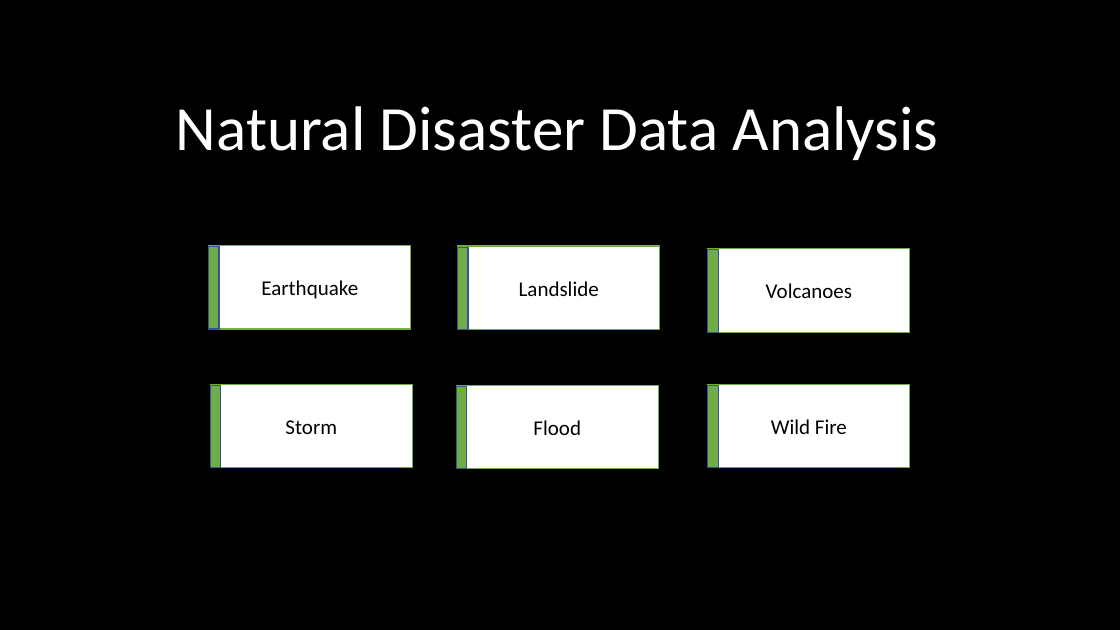
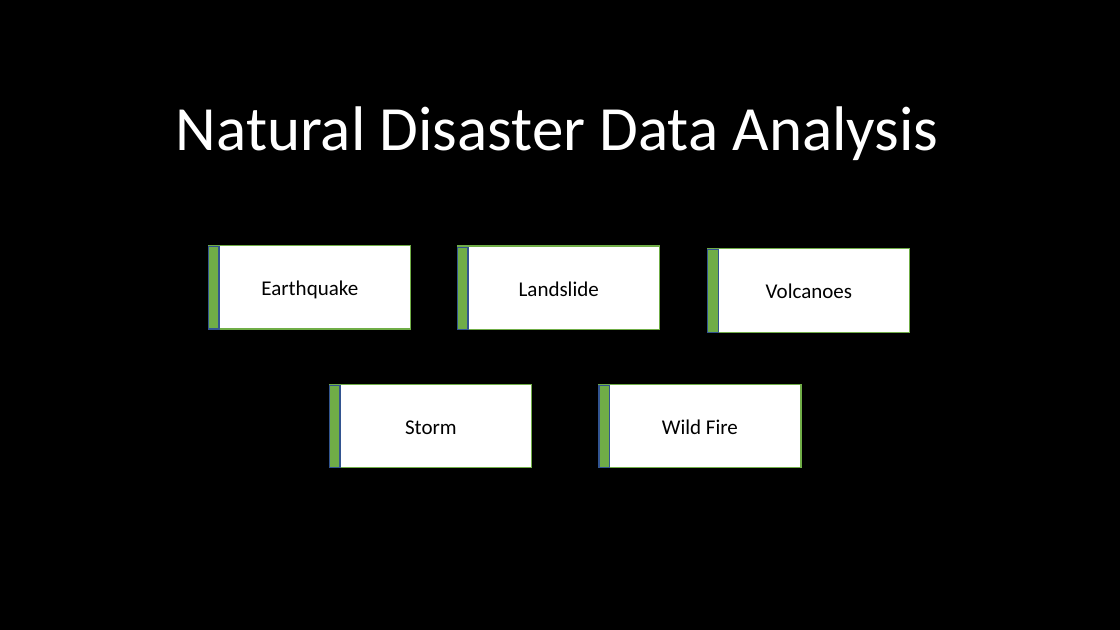
Before and after one commit to NehaNavgale/CloudComputingProject, a slide deck: slide 1 of Draft Wireframe.pptx. Drawn at 1120x630 pixels with LibreOffice and Linux fonts; fonts in the diff are those of the drawing; background and template pictures are left out. Boxes give left, top, right and bottom in pixels: in the first picture for what was removed or moved away, otherwise in the second. Text is boxed around its words. In the diff, an @@ line names an element or a change of style, - is before the commit and + after.

```diff
--- a/Draft Wireframe.pptx
+++ b/Draft Wireframe.pptx
@@ rectangle "Storm": place and size @@
-rectangle "Storm" at (210, 385, 413, 468)
+rectangle "Storm" at (330, 385, 533, 468)
@@ rectangle: place and size @@
-rectangle at (210, 386, 220, 468)
+rectangle at (330, 386, 340, 468)
@@ rectangle removed at (456, 386, 659, 469) @@
-Flood
@@ rectangle removed at (456, 386, 466, 469) @@
@@ rectangle "Wild Fire": place and size @@
-rectangle "Wild Fire" at (708, 385, 911, 468)
+rectangle "Wild Fire" at (599, 385, 802, 468)
@@ rectangle: place and size @@
-rectangle at (708, 386, 718, 468)
+rectangle at (599, 386, 609, 468)
```
Also in this commit, not shown: 49 other files.
